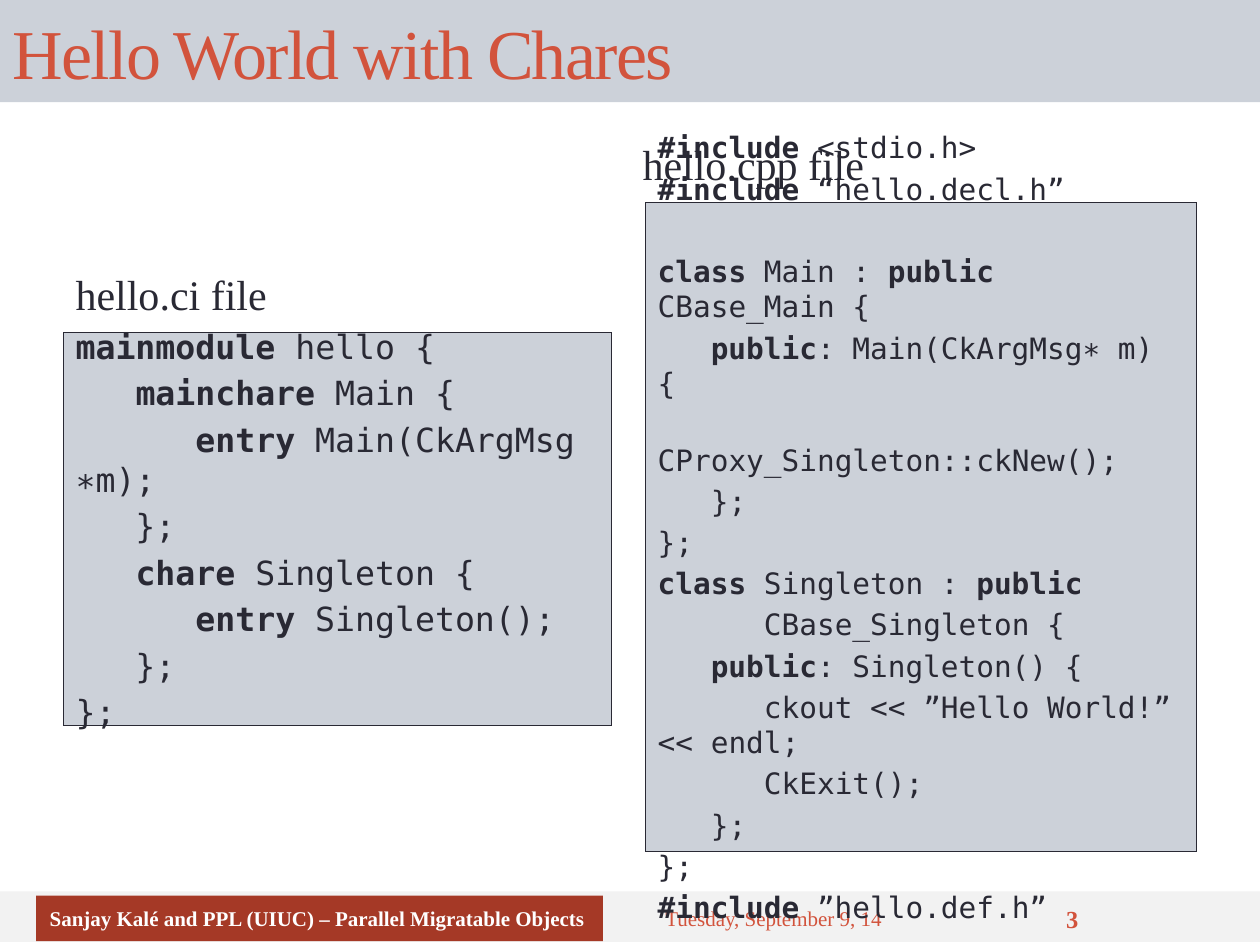
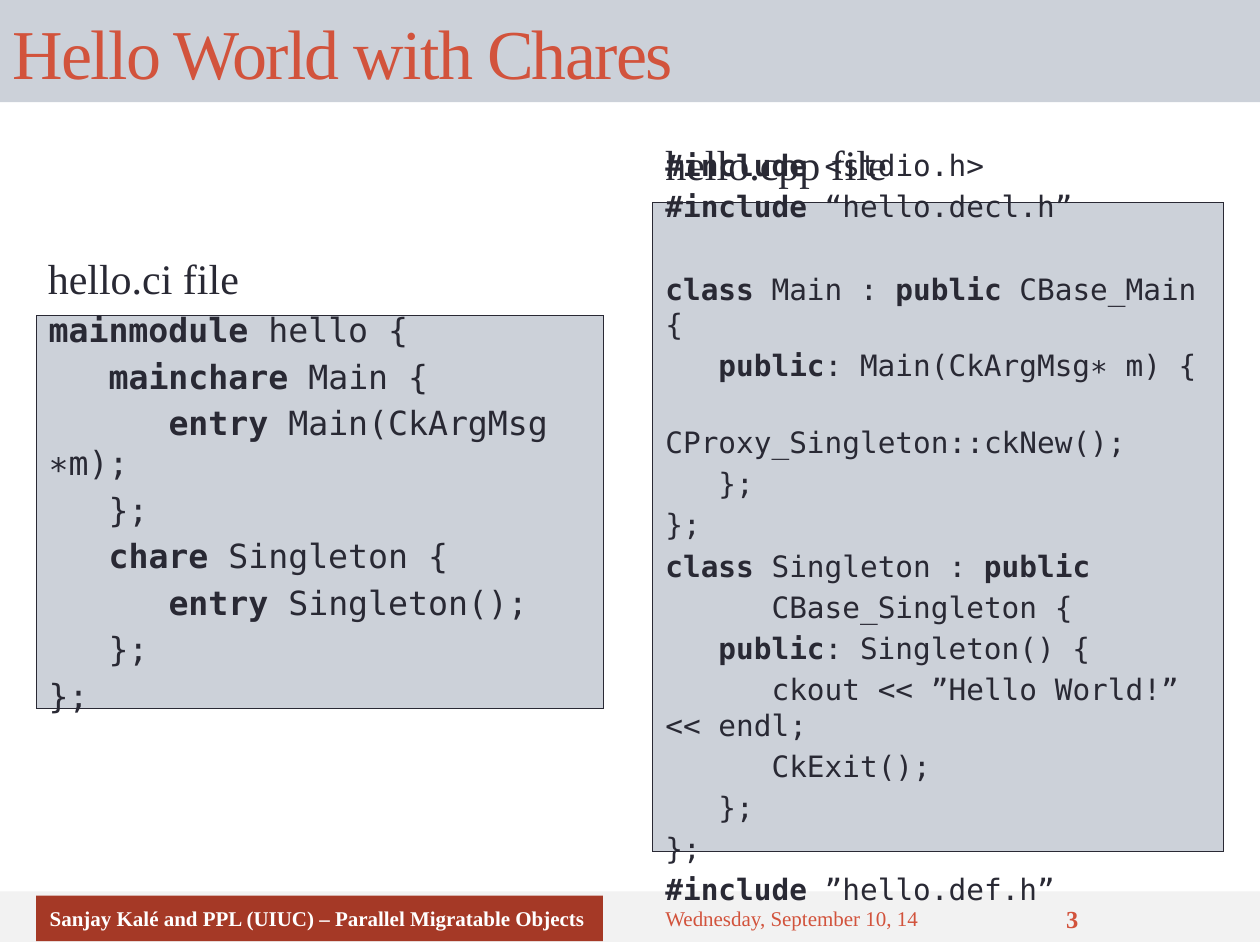
Before and after one commit to UIUC-PPL/charm_tutorial, a slide deck: slide 3 of tutorial-02-hello_world.pptx. Drawn at 1260x945 pixels with LibreOffice and Linux fonts; fonts in the diff are those of the drawing. Boxes give left, top, right and bottom in pixels: in the first picture for what was removed or moved away, otherwise in the second. Text is boxed around its words. In the diff, an @@ line names an element or a change of style, - is before the commit and + after.

```diff
--- a/tutorial-02-hello_world.pptx
+++ b/tutorial-02-hello_world.pptx
@@ text "hello.cpp file": place and size @@
-text "hello.cpp file" at <box>643,147,864,189</box>
+text "hello.cpp file" at <box>665,150,887,189</box>
@@ text "#include <stdio.h>": place and size @@
-text "#include <stdio.h>" at <box>645,203,1197,852</box>
+text "#include <stdio.h>" at <box>653,203,1223,852</box>
@@ text "hello.ci file": place and size @@
-text "hello.ci file" at <box>76,280,267,311</box>
+text "hello.ci file" at <box>48,264,239,295</box>
@@ text "mainmodule hello {": place and size @@
-text "mainmodule hello {" at <box>63,333,611,726</box>
+text "mainmodule hello {" at <box>37,316,604,709</box>
@@ text at <box>665,911,918,931</box>: text changed @@
-Tuesday, September 9, 14
+Wednesday, September 10, 14
```
Also in this commit, not shown: 5 other slides changed.
